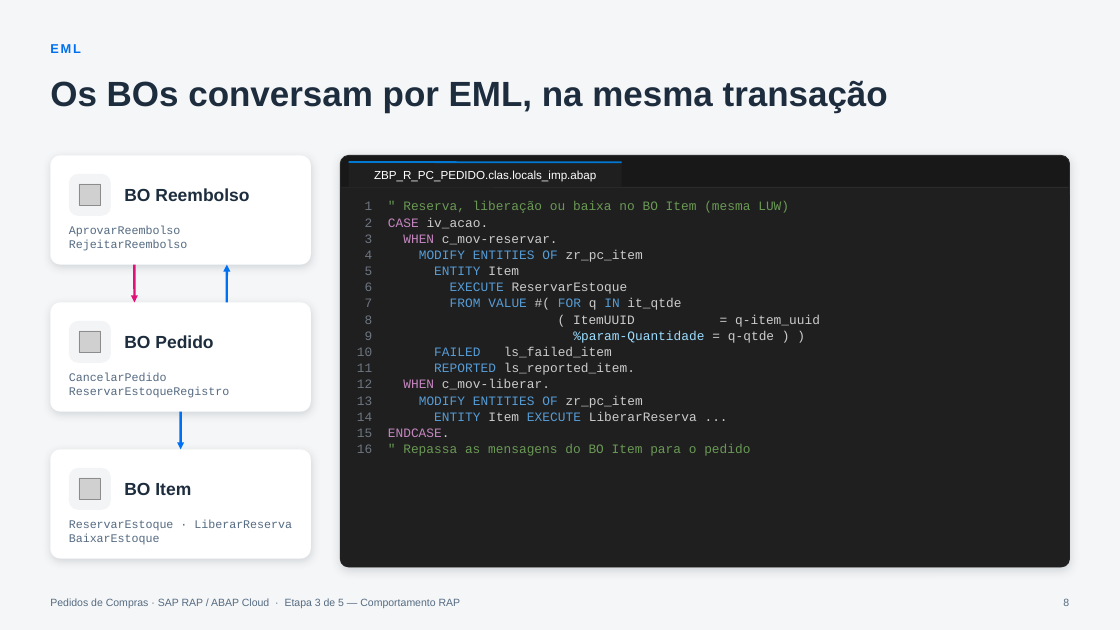
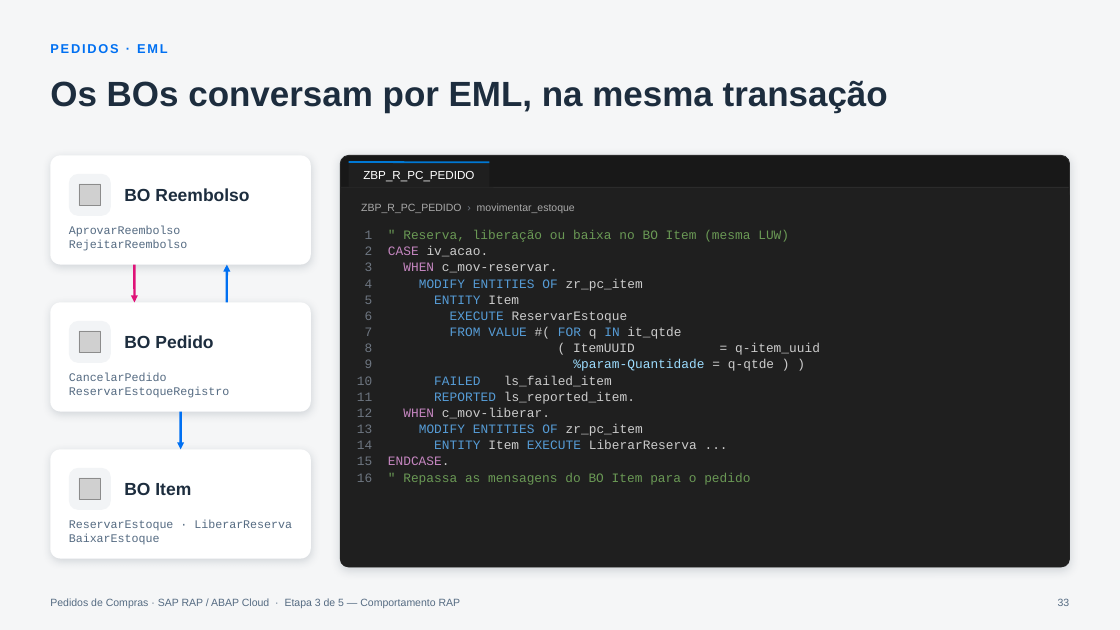
Before and after one commit to AdrianoBispo/sap-abap-rap-pedidos-de-compras-app, a slide deck: slide 33 of docs/apresentacoes/03-comportamento-rap.pptx (slide 8 before the commit). Drawn at 1120x630 pixels with LibreOffice and Linux fonts; fonts in the diff are those of the drawing; grey boxes stand for pictures. Boxes give left, top, right and bottom in pixels: in the first picture for what was removed or moved away, otherwise in the second. Text is boxed around its words. In the diff, an @@ line names an element or a change of style, - is before the commit and + after.

```diff
--- a/docs/apresentacoes/03-comportamento-rap.pptx
+++ b/docs/apresentacoes/03-comportamento-rap.pptx
@@ text at bbox=[50, 44, 168, 53]: text changed @@
-EML
+PEDIDOS · EML
@@ rectangle "ZBP_R_PC_PEDIDO": place and size @@
-rectangle "ZBP_R_PC_PEDIDO" at bbox=[349, 162, 622, 187]
+rectangle "ZBP_R_PC_PEDIDO" at bbox=[349, 162, 490, 187]
@@ line moved from (349, 162) - (622, 162) to (349, 162) - (490, 162) @@
@@ text in rectangle at bbox=[363, 171, 474, 182]: text changed @@
-ZBP_R_PC_PEDIDO.clas.locals_imp.abap
+ZBP_R_PC_PEDIDO
@@ text added at bbox=[361, 203, 575, 213], 9 pt, text #A9A9A9 @@
+ZBP_R_PC_PEDIDO › movimentar_estoque
@@ text "1 " Reserva, liberação ou ...": place and size @@
-text "1 " Reserva, liberação ou ..." at bbox=[365, 201, 820, 456]
+text "1 " Reserva, liberação ou ..." at bbox=[365, 230, 820, 485]
@@ page number at bbox=[1058, 598, 1070, 606]: text changed @@
-8
+33
```
Also in this commit, not shown: 10 other slides changed, 27 slides added, 1 slide removed.
